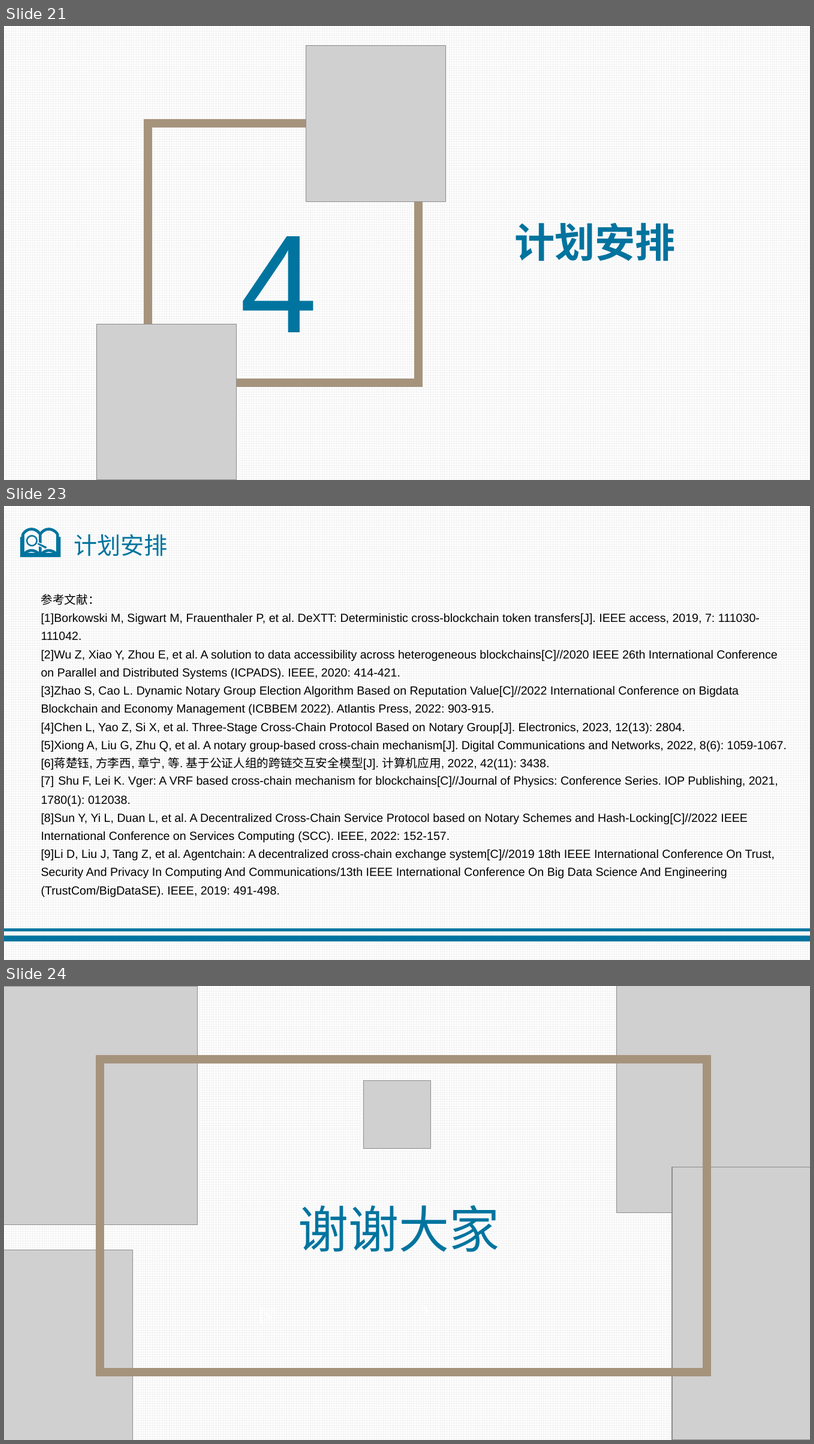
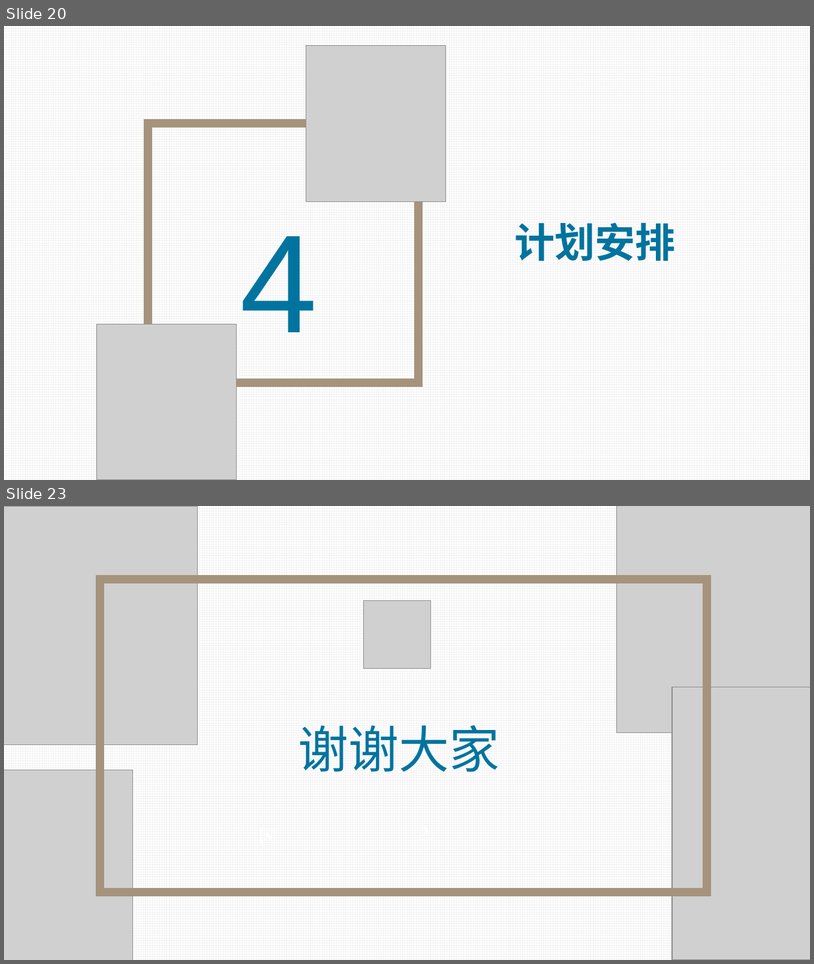
Before and after one commit to jiangquanli-0304/notary, a slide deck: 开题报告.pptx. Shown one above the other, each under a label of ours: slides 21, 23 and 24 before the commit, slides 20 and 23 after it; the slides between them are not shown. The pictures are 814x1444 and 814x964 pixels, drawn with LibreOffice and Linux fonts; fonts in the diff are those of the drawing; grey boxes stand for pictures. Boxes give left, top, right and bottom in pixels: in the first picture for what was removed or moved away, otherwise in the second. Text is boxed around its words. In the diff, an @@ line names an element or a change of style, - is before the commit and + after.

```diff
--- a/开题报告.pptx
+++ b/开题报告.pptx
@@ slide 23 removed at bbox=[4, 506, 810, 960], background pattern #F2F2F2 on #FFFFFF @@
@@ freeform shape removed at bbox=[20, 528, 61, 557] @@
@@ text removed at bbox=[74, 534, 168, 556] @@
-计划安排
@@ text removed at bbox=[41, 594, 787, 897] @@
-参考文献：
-[1]Borkowski M, Sigwart M, Frauenthaler P, et al. DeXTT: Deterministic cross-blockchain token transfers[J]. IEEE access, 2019, 7: 111030-111042.
-[2]Wu Z, Xiao Y, Zhou E, et al. A solution to data accessibility across heterogeneous blockchains[C]//2020 IEEE 26th International Conference on Parallel and Distributed Systems (ICPADS). IEEE, 2020: 414-421.
-[3]Zhao S, Cao L. Dynamic Notary Group Election Algorithm Based on Reputation Value[C]//2022 International Conference on Bigdata Blockchain and Economy Management (ICBBEM 2022). Atlantis Press, 2022: 903-915.
-[4]Chen L, Yao Z, Si X, et al. Three-Stage Cross-Chain Protocol Based on Notary Group[J]. Electronics, 2023, 12(13): 2804.
-[5]Xiong A, Liu G, Zhu Q, et al. A notary group-based cross-chain mechanism[J]. Digital Communications and Networks, 2022, 8(6): 1059-1067.
-[6]蒋楚钰, 方李西, 章宁, 等. 基于公证人组的跨链交互安全模型[J]. 计算机应用, 2022, 42(11): 3438.
-[7] Shu F, Lei K. Vger: A VRF based cross-chain mechanism for blockchains[C]//Journal of Physics: Conference Series. IOP Publishing, 2021, 1780(1): 012038.
-[8]Sun Y, Yi L, Duan L, et al. A Decentralized Cross-Chain Service Protocol based on Notary Schemes and Hash-Locking[C]//2022 IEEE International Conference on Services Computing (SCC). IEEE, 2022: 152-157.
-[9]Li D, Liu J, Tang Z, et al. Agentchain: A decentralized cross-chain exchange system[C]//2019 18th IEEE International Conference On Trust, Security And Privacy In Computing And Communications/13th IEEE International Conference On Big Data Science And Engineering (TrustCom/BigDataSE). IEEE, 2019: 491-498.
@@ rectangle removed at bbox=[4, 936, 810, 942] @@
@@ rectangle removed at bbox=[4, 928, 810, 931] @@
@@ what was slide 21 is now slide 20 @@
@@ what was slide 24 is now slide 23 @@
```
Also in this commit, not shown: 13 slides changed, 1 slide added, 1 other slide removed, 6 other files.
